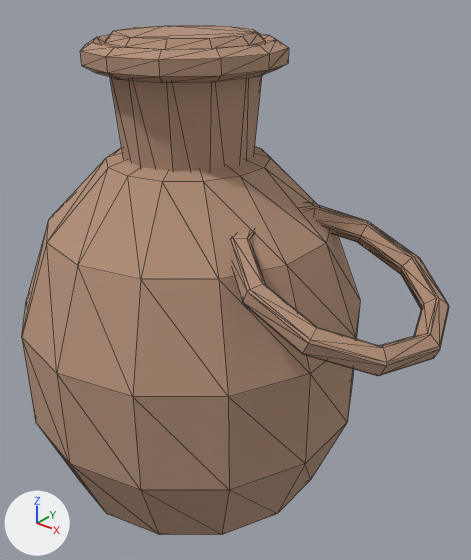
The glTF model assets/models/p_waterjug.glb as it was, and as the next commit left it.
Before and after are seen from a camera (50 mm lens) standing at (0.462, -0.499, 0.61) and looking at (0.047, 0.02, 0.288). The axes (+X, +Y, +Z) are drawn at lower left. The lights are the same throughout. The first picture is the older version. Mesh edges are drawn as thin lines. Vertices at exactly the same position are counted once.

Names of what the first picture shows: 'waterjug'.
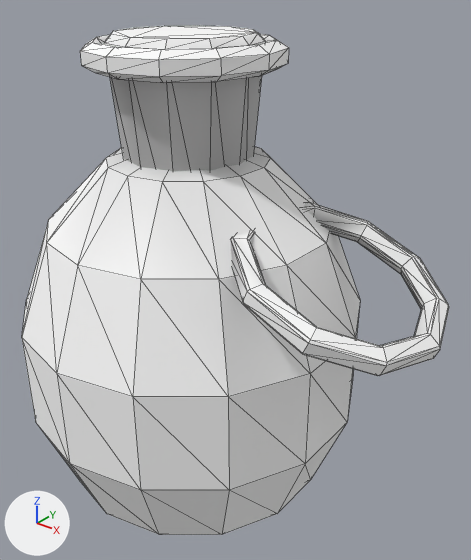
Pixel boxes [x1, y1, x2, y2] of what changed, in the pictures (471 x 560 px):
'waterjug', recoloured, surface changed (lighter)
    both: [22, 25, 449, 535]
part 1 of me_sphere, recoloured (lighter)
    both: [47, 33, 439, 464]

What changed in the scene script:
```text
Change mat_waterjug:
    remove n2 = _N.new('ShaderNodeMix'); n2.name = 'Mix'
    remove n2.data_type = 'RGBA'
    remove n2.blend_type = 'MULTIPLY'
    remove n2.inputs[0].default_value = 1.0  # 'Factor'
    remove n2.inputs[7].default_value = (0.45, 0.28, 0.19, 1.0)  # 'B', beige #b39079
    where n0 = _N.new('ShaderNodeBsdfPrincipled'); n0.name = 'Principled BSDF'
    where n3 = _N.new('ShaderNodeVertexColor'); n3.name = 'Color Attribute'
    remove _L.new(n2.outputs[2], n0.inputs[0])  # 'Result' to 'Base Color'
    remove _L.new(n3.outputs[0], n2.inputs[6])  # 'Color' to 'A'
    add _L.new(n3.outputs[0], n0.inputs[0])  # 'Color' to 'Base Color'
Change me_sphere:
    where me_sphere.from_pydata(...)  # 306 vertices, 604 faces; spans x -0.19..0.295, y -0.195..0.195, z -0.05..0.55
    used by ob_waterjug; location = (0.0, 0.0, 0.0)
    me_sphere part 1: 402 kept faces spanning x -0.152..0.287, y -0.156..0.176, z 0.144..0.55 get new vertex colours
```
